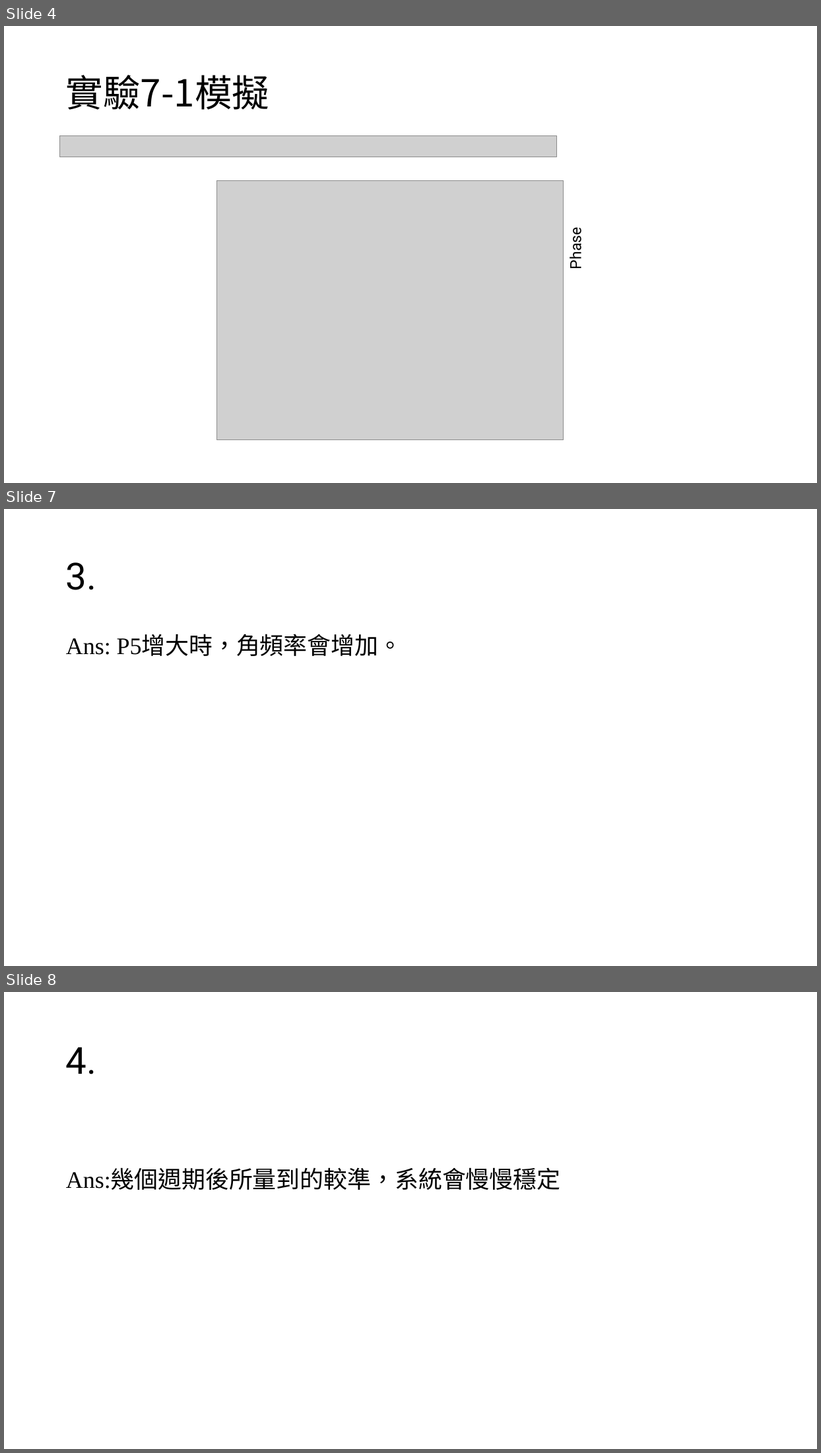
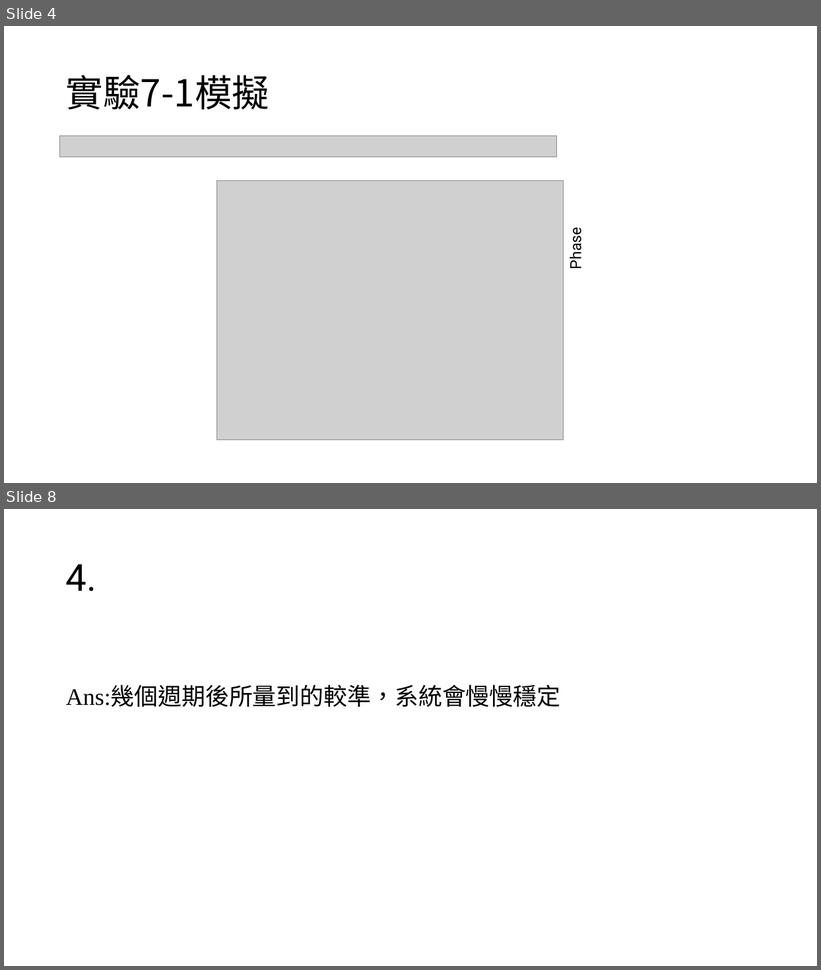
Before and after one commit to yeyi58095/control_lab, a slide deck: 實驗七/presentation/實驗七_第二組_葉彥辰_郭亮佑_蘇昱嘉.pptx. Shown one above the other, each under a label of ours: slides 4, 7 and 8 before the commit, slides 4 and 8 after it; the slides between them are not shown. The pictures are 821x1453 and 821x970 pixels, drawn with LibreOffice and Linux fonts; fonts in the diff are those of the drawing; grey boxes stand for pictures. Boxes give left, top, right and bottom in pixels: in the first picture for what was removed or moved away, otherwise in the second. Text is boxed around its words. In the diff, an @@ line names an element or a change of style, - is before the commit and + after.

```diff
--- a/實驗七/presentation/實驗七_第二組_葉彥辰_郭亮佑_蘇昱嘉.pptx
+++ b/實驗七/presentation/實驗七_第二組_葉彥辰_郭亮佑_蘇昱嘉.pptx
@@ slide 7 removed at (4,509,817,966), background #FFFFFF @@
@@ title removed at (66,562,97,590) @@
-3.
@@ text removed at (66,636,403,656) @@
-Ans: P5增大時，角頻率會增加。
```
Also in this commit, not shown: 1 slide changed, 2 slides added, 1 other slide removed, 9 other files.
